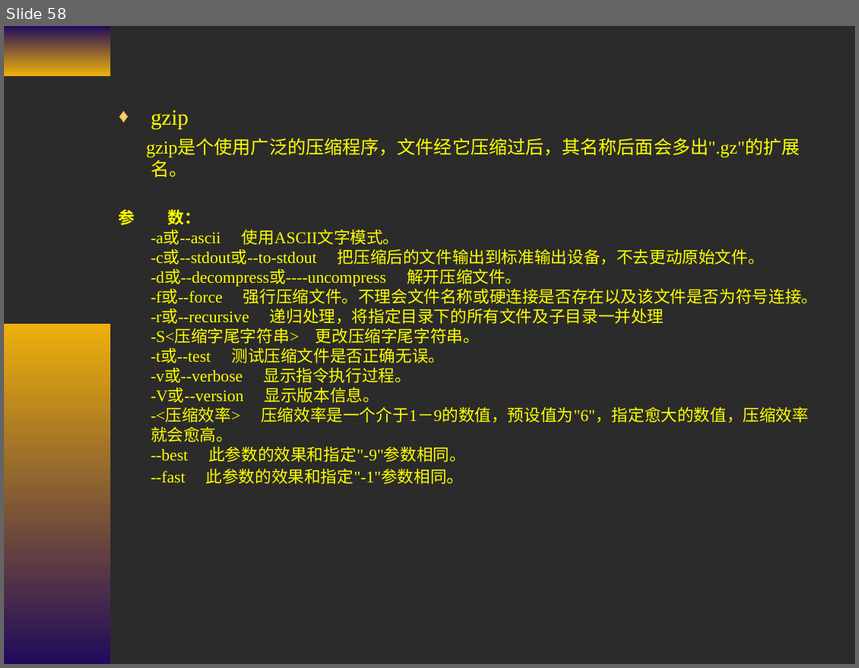
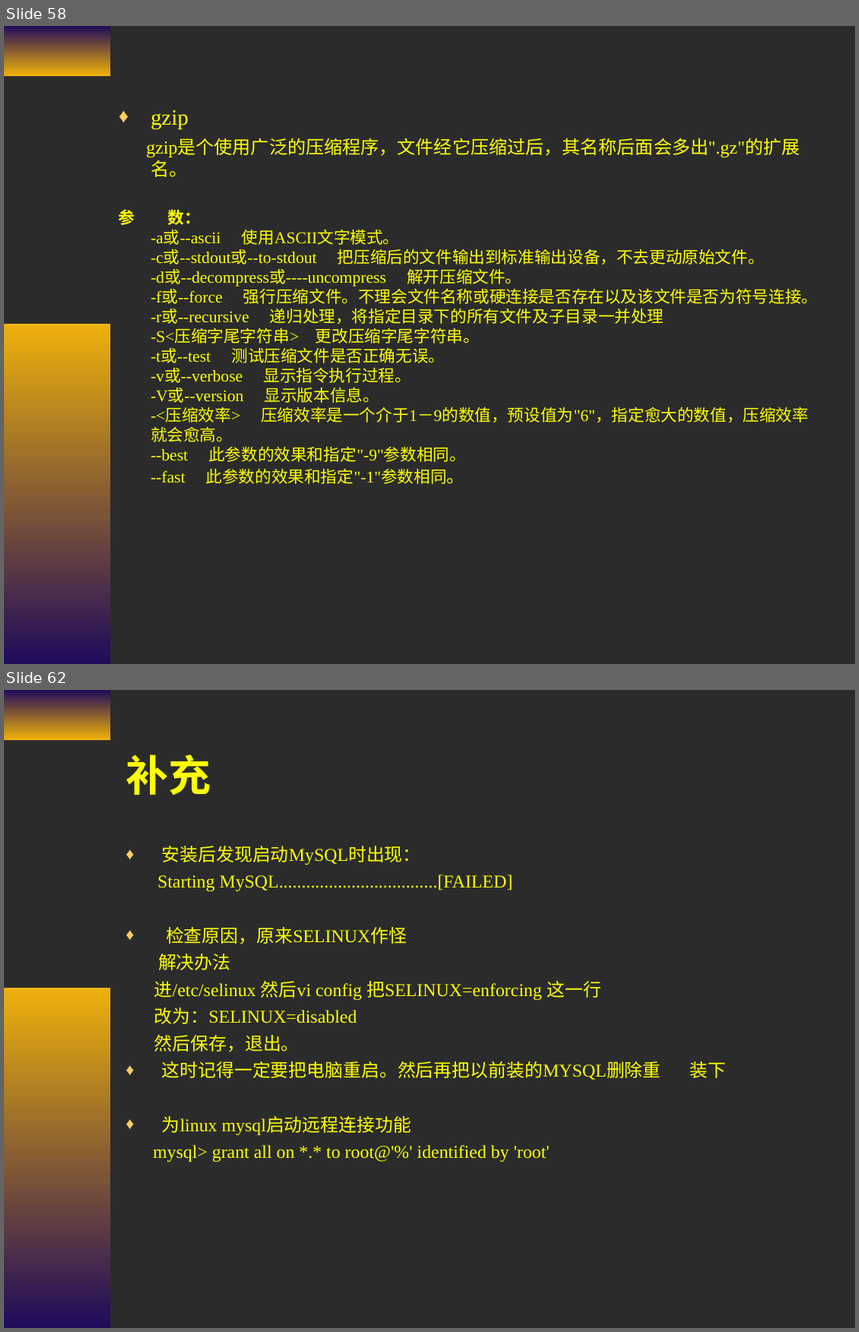
Before and after one commit to cash2one/ekproject, a slide deck: workSpace/temp/资料/复件 第二章 Linux常用命令.ppt. Shown one above the other, each under a label of ours: slide 58 before the commit, slides 58 and 62 after it; the slides between them are not shown. The pictures are 859x668 and 859x1332 pixels, drawn with LibreOffice and Linux fonts; fonts in the diff are those of the drawing; background and template pictures are left out; a plain dark background stands for a picture behind light text. Boxes give left, top, right and bottom in pixels: in the first picture for what was removed or moved away, otherwise in the second. Text is boxed around its words. In the diff, an @@ line names an element or a change of style, - is before the commit and + after.

```diff
--- a/workSpace/temp/资料/复件 第二章 Linux常用命令.ppt
+++ b/workSpace/temp/资料/复件 第二章 Linux常用命令.ppt
@@ slide 62 added at [4, 690, 855, 1328], background picture (left out); not listed: 2 template elements that a slide beside it also shows @@
@@ title added at [126, 755, 211, 795], 36 pt, text #FFFF00, bold @@
+补充
@@ text added at [153, 846, 661, 1162], 15.3 pt, text #FFFF00 @@
+♦ 安装后发现启动MySQL时出现：
+Starting MySQL...................................[FAILED]
+♦ 检查原因，原来SELINUX作怪
+解决办法
+进/etc/selinux 然后vi config 把SELINUX=enforcing 这一行
+改为：SELINUX=disabled
+然后保存，退出。
+♦ 这时记得一定要把电脑重启。然后再把以前装的MYSQL删除重 装下
+♦ 为linux mysql启动远程连接功能
+mysql> grant all on *.* to root@'%' identified by 'root'
```
Also in this commit, not shown: 3 other slides added, 7 slides removed.
